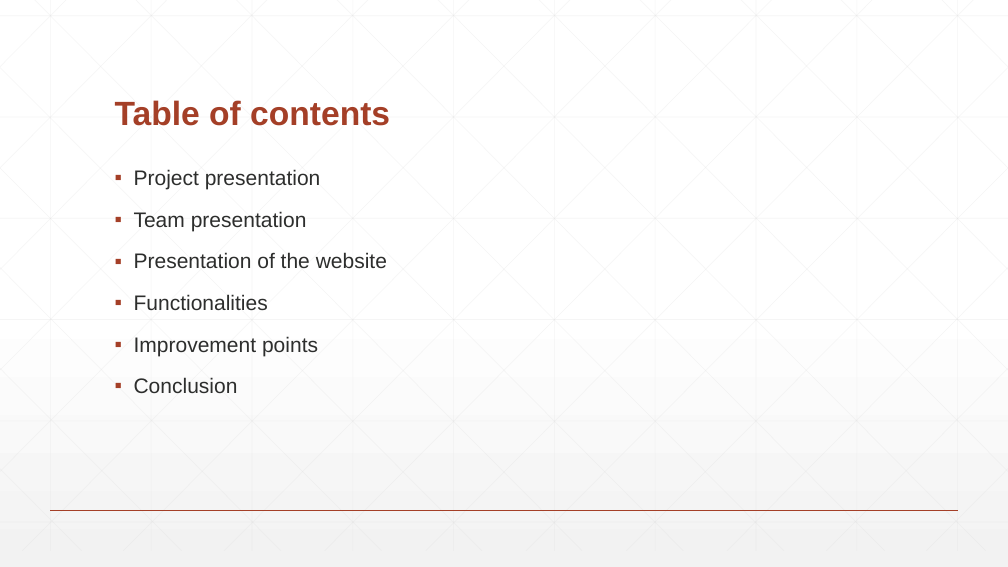
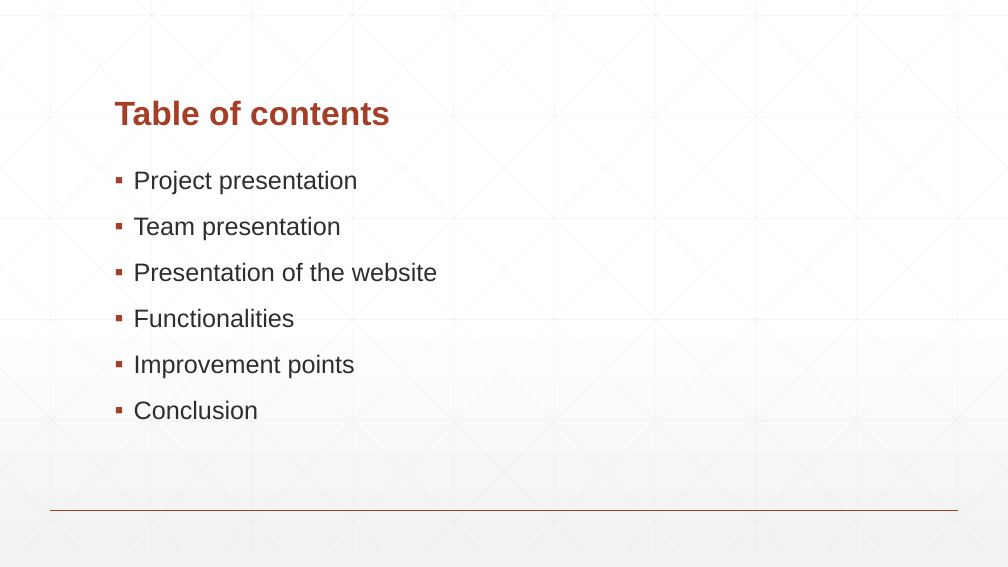
Before and after one commit to PaulFICOT/CESI_A2_Web_G2, a slide deck: slide 2 of Présentation/Web Project.pptx. Drawn at 1008x567 pixels with LibreOffice and Linux fonts; fonts in the diff are those of the drawing. Boxes give left, top, right and bottom in pixels: in the first picture for what was removed or moved away, otherwise in the second. Text is boxed around its words. In the diff, an @@ line names an element or a change of style, - is before the commit and + after.

```diff
--- a/Présentation/Web Project.pptx
+++ b/Présentation/Web Project.pptx
@@ text "Project presentation" at (134,170,437,420): size 20 to 24 pt @@
```
Also in this commit, not shown: 1 other slide changed.
